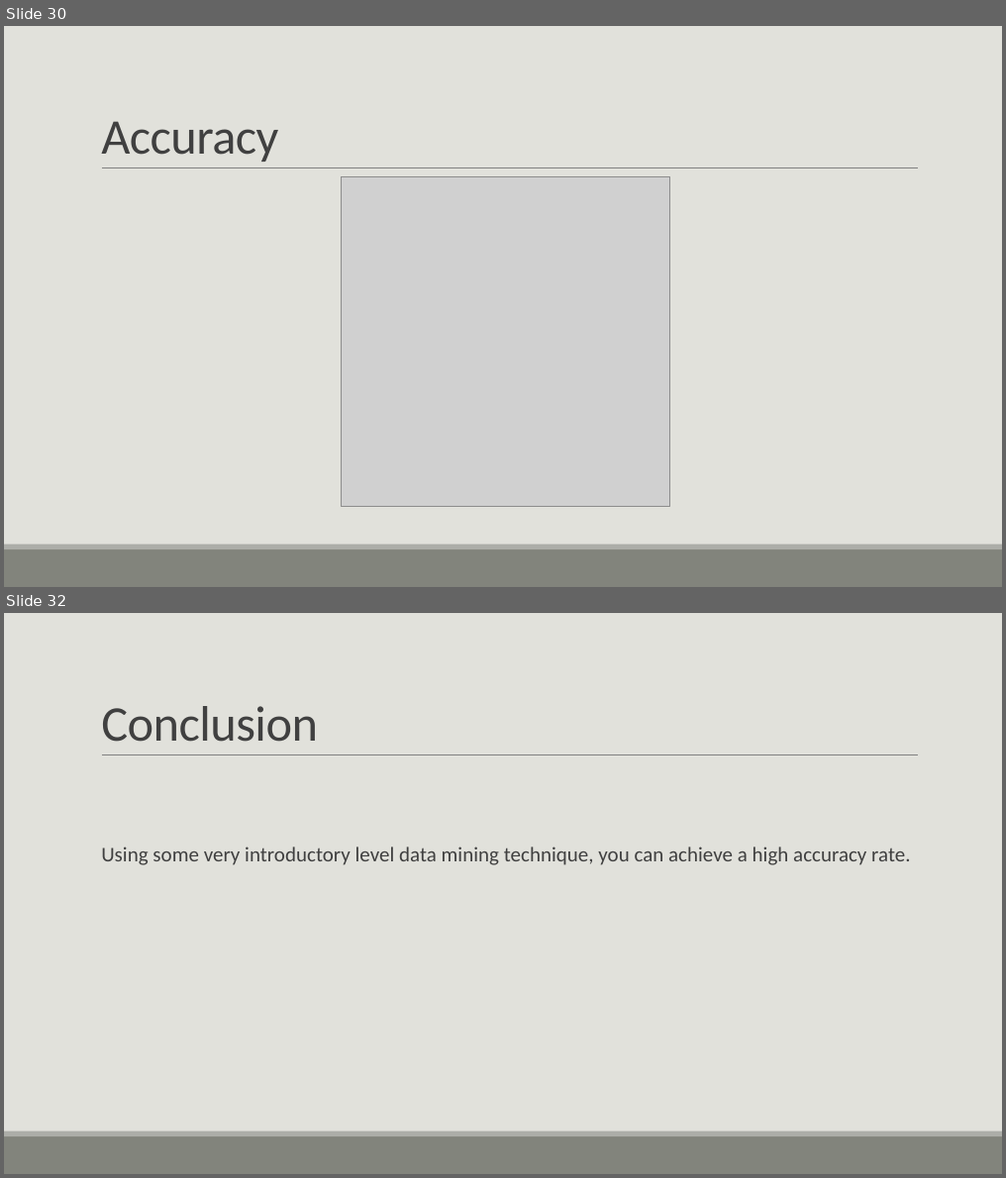
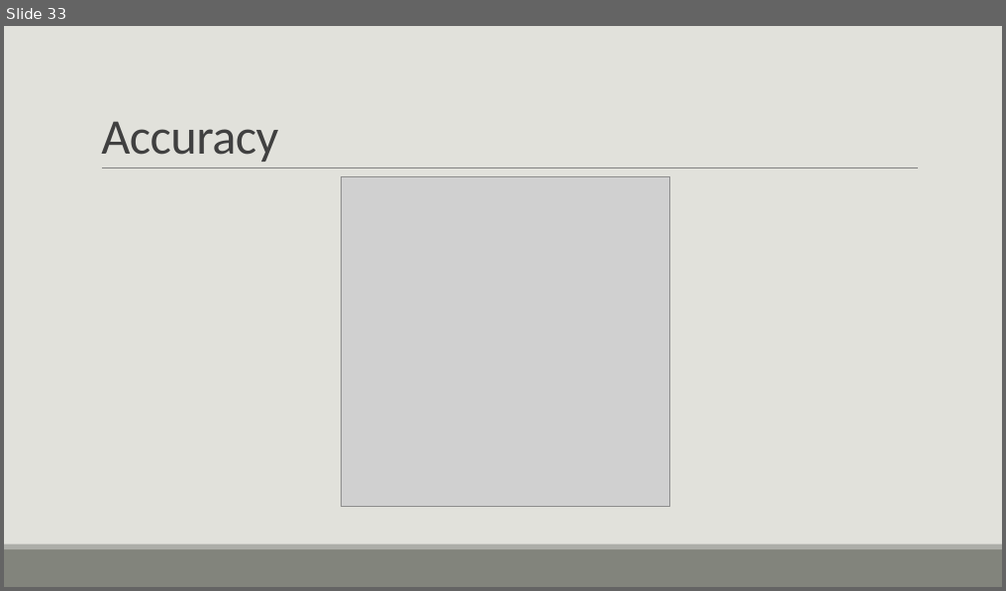
Before and after one commit to bmtober/ec4747-alt, a slide deck: presentation/EC4747Presentation.pptx. Shown one above the other, each under a label of ours: slides 30 and 32 before the commit, slide 33 after it; the slides between them are not shown. The pictures are 1006x1178 and 1006x591 pixels, drawn with LibreOffice and Linux fonts; fonts in the diff are those of the drawing; grey boxes stand for pictures. Boxes give left, top, right and bottom in pixels: in the first picture for what was removed or moved away, otherwise in the second. Text is boxed around its words. In the diff, an @@ line names an element or a change of style, - is before the commit and + after.

```diff
--- a/presentation/EC4747Presentation.pptx
+++ b/presentation/EC4747Presentation.pptx
@@ slide 32 removed at [4, 613, 1002, 1174], background #E1E1DB; not listed: 3 template elements that a slide beside it also shows @@
@@ title removed at [101, 706, 318, 742] @@
-Conclusion
@@ text removed at [101, 847, 910, 865] @@
-  Using some very introductory level data mining technique, you can achieve a high accuracy rate.
@@ what was slide 30 is now slide 33 @@
```
Also in this commit, not shown: 12 slides changed, 5 slides added, 2 other slides removed, 1 other file.
